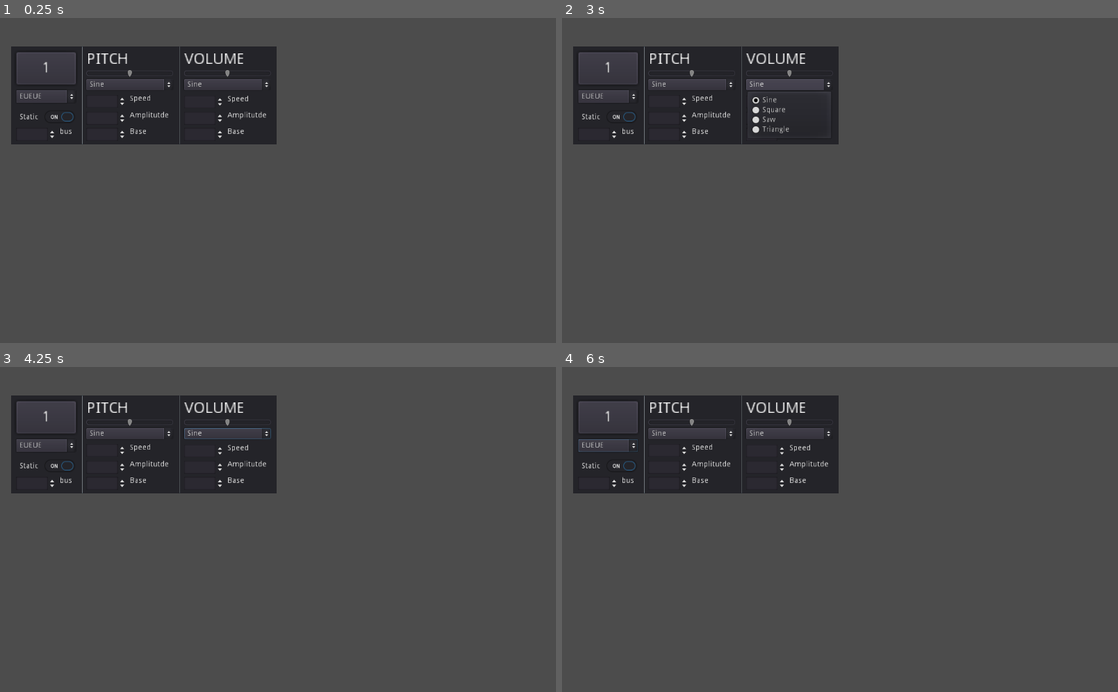
Above: before the commit, frames 1-4 (two rows, left to right).
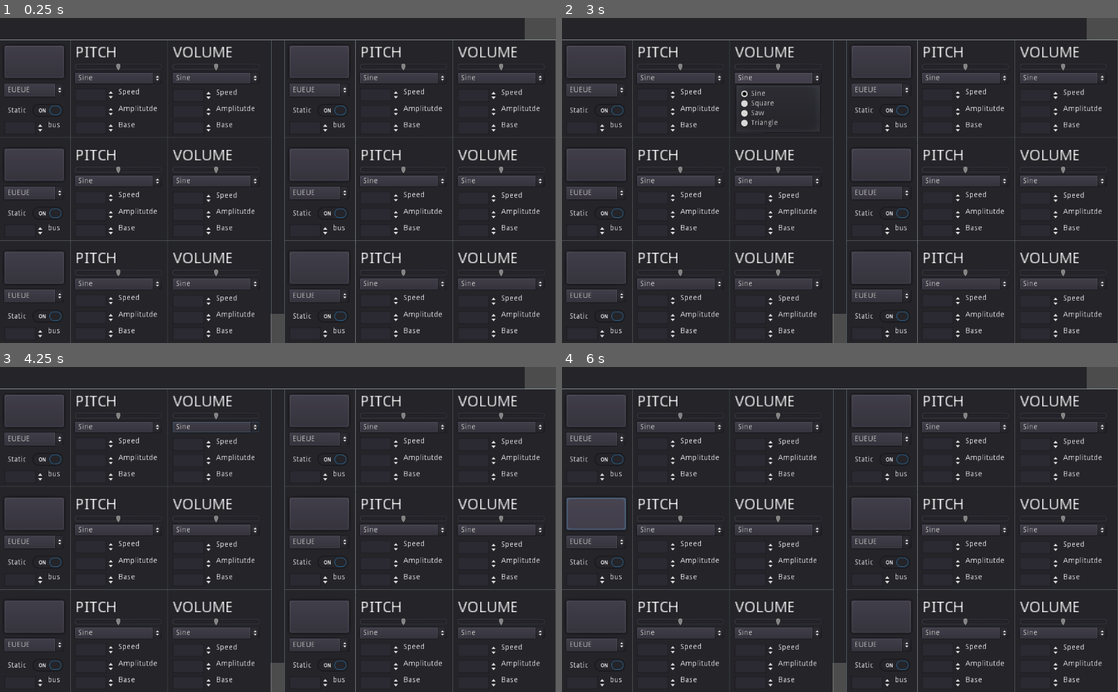
Above: after the commit, the same moments.

Repository: cis-ash/Audiotoy
Game: Godot game, scene res://Scenes/Main.tscn
Two runs of this game, one before a commit and one after it. Both use one fixed random seed, a clock stepped at 60 frames per second and the inputs below.
Inputs (mouse positions are in pixels of both pictures, inside the frame that each line leads up to):
- Up to frame 1 (0.25 s): no input
- Up to frame 2 (3 s): click "EUEUE" at 0.5 s; click (606, 70) at 1.25 s, where only the run before the commit has a clickable "1"; click (595, 164) at 2.02 s; click "Sine" at 2.75 s
- Up to frame 3 (4.25 s): click "Static" at 3.5 s
- Up to frame 4 (6 s): click "EUEUE" at 4.25 s; click (606, 419) at 5 s, where only the run before the commit has a clickable "1"; click (595, 513) at 5.77 s

The runs differ from the first frame. In frame 1, 75% of the frame differs, in the area x 0-100%, y 0-100%; in frame 2, 75%; in frame 3, 75%; in frame 4, 75%.

Commit message:
Layout fixed

Diff:
--- a/Scenes/Main.tscn
+++ b/Scenes/Main.tscn
@@ -4,9 +4,135 @@
 
 [node name="Base" type="Node2D" index="0"]
 
-[node name="Control" parent="." index="0" instance=ExtResource( 1 )]
+[node name="Panel" type="Panel" parent="." index="0"]
 
-margin_left = 20.056
-margin_top = 53.2046
-margin_right = 15.056
-margin_bottom = 55.2046
+anchor_left = 0.0
+anchor_top = 0.0
+anchor_right = 1.0
+anchor_bottom = 1.0
+margin_right = 966.0
+margin_bottom = 546.0
+rect_pivot_offset = Vector2( 0, 0 )
+rect_clip_content = false
+mouse_filter = 0
+mouse_default_cursor_shape = 0
+size_flags_horizontal = 1
+size_flags_vertical = 1
+
+[node name="Couple2" type="Control" parent="Panel" index="0"]
+
+editor/display_folded = true
+anchor_left = 0.0
+anchor_top = 0.0
+anchor_right = 0.0
+anchor_bottom = 0.0
+margin_top = 232.0
+margin_bottom = 232.0
+rect_pivot_offset = Vector2( 0, 0 )
+rect_clip_content = false
+mouse_filter = 0
+mouse_default_cursor_shape = 0
+size_flags_horizontal = 1
+size_flags_vertical = 1
+
+[node name="Control" parent="Panel/Couple2" index="0" instance=ExtResource( 1 )]
+
+anchor_right = 0.0
+anchor_bottom = 0.0
+margin_left = -2.0
+margin_top = -1.0
+margin_right = -2.0
+margin_bottom = -1.0
+
+[node name="Control2" parent="Panel/Couple2" index="1" instance=ExtResource( 1 )]
+
+anchor_right = 0.0
+anchor_bottom = 0.0
+margin_left = 523.0
+margin_top = -1.0
+margin_right = 523.0
+margin_bottom = -1.0
+
+[node name="Couple3" type="Control" parent="Panel" index="1"]
+
+editor/display_folded = true
+anchor_left = 0.0
+anchor_top = 0.0
+anchor_right = 0.0
+anchor_bottom = 0.0
+margin_top = 362.0
+margin_bottom = 362.0
+rect_pivot_offset = Vector2( 0, 0 )
+rect_clip_content = false
+mouse_filter = 0
+mouse_default_cursor_shape = 0
+size_flags_horizontal = 1
+size_flags_vertical = 1
+
+[node name="Control" parent="Panel/Couple3" index="0" instance=ExtResource( 1 )]
+
+anchor_right = 0.0
+anchor_bottom = 0.0
+margin_left = -2.0
+margin_top = 59.0
+margin_right = -2.0
+margin_bottom = 59.0
+
+[node name="Control2" parent="Panel/Couple3" index="1" instance=ExtResource( 1 )]
+
+anchor_right = 0.0
+anchor_bottom = 0.0
+margin_left = 523.0
+margin_top = 59.0
+margin_right = 523.0
+margin_bottom = 59.0
+
+[node name="Couple" type="Control" parent="Panel" index="2"]
+
+anchor_left = 0.0
+anchor_top = 0.0
+anchor_right = 0.0
+anchor_bottom = 0.0
+margin_top = 42.0
+margin_bottom = 42.0
+rect_pivot_offset = Vector2( 0, 0 )
+rect_clip_content = false
+mouse_filter = 0
+mouse_default_cursor_shape = 0
+size_flags_horizontal = 1
+size_flags_vertical = 1
+
+[node name="Control" parent="Panel/Couple" index="0" instance=ExtResource( 1 )]
+
+anchor_right = 0.0
+anchor_bottom = 0.0
+margin_left = -2.0
+margin_top = -1.0
+margin_right = -2.0
+margin_bottom = -1.0
+
+[node name="Control2" parent="Panel/Couple" index="1" instance=ExtResource( 1 )]
+
+anchor_right = 0.0
+anchor_bottom = 0.0
+margin_left = 523.0
+margin_top = -1.0
+margin_right = 523.0
+margin_bottom = -1.0
+
+[node name="HSeparator" type="HSeparator" parent="Panel/Couple" index="2"]
+
+anchor_left = 0.0
+anchor_top = 0.0
+anchor_right = 0.0
+anchor_bottom = 0.0
+margin_left = -2.0
+margin_top = -3.0
+margin_right = 1152.0
+margin_bottom = 1.0
+rect_pivot_offset = Vector2( 0, 0 )
+rect_clip_content = false
+mouse_filter = 0
+mouse_default_cursor_shape = 0
+size_flags_horizontal = 1
+size_flags_vertical = 1
--- a/Scenes/drone.tscn
+++ b/Scenes/drone.tscn
@@ -145,9 +145,8 @@
 "values": [ 0.0, 1.0 ]
 }
 
-[sub_resource type="Animation" id=7]
-
-resource_name = "triangle"
+[sub_resource type="Animation" id=8]
+
 length = 1.0
 loop = true
 step = 0.17
@@ -189,6 +188,19 @@
 pitch = 0.0
 
 [node name="Volume_animation" type="AnimationPlayer" parent="." index="0"]
+
+root_node = NodePath("..")
+autoplay = ""
+playback_process_mode = 1
+playback_default_blend_time = 0.0
+playback_speed = 1.0
+anims/saw = SubResource( 1 )
+anims/sine = SubResource( 2 )
+anims/square = SubResource( 3 )
+anims/triangle = SubResource( 4 )
+blend_times = [  ]
+
+[node name="Pitch_animation" type="AnimationPlayer" parent="." index="1"]
 
 root_node = NodePath("..")
 autoplay = ""
@@ -196,22 +208,9 @@
 playback_default_blend_time = 0.0
 playback_speed = 1.0
 anims/saw = SubResource( 5 )
-anims/sine = SubResource( 2 )
-anims/square = SubResource( 3 )
-anims/triangle = SubResource( 4 )
-blend_times = [  ]
-
-[node name="Pitch_animation" type="AnimationPlayer" parent="." index="1"]
-
-root_node = NodePath("..")
-autoplay = ""
-playback_process_mode = 1
-playback_default_blend_time = 0.0
-playback_speed = 1.0
-anims/saw = SubResource( 9 )
 anims/sine = SubResource( 6 )
-anims/square = SubResource( 8 )
-anims/triangle = SubResource( 7 )
+anims/square = SubResource( 7 )
+anims/triangle = SubResource( 8 )
 blend_times = [  ]
 _sections_unfolded = [ "Playback Options" ]
 
@@ -341,8 +340,8 @@
 anchor_bottom = 1.0
 margin_left = -1.0
 margin_top = -1.0
-margin_right = -21.0
-margin_bottom = 19.0
+margin_right = -10.0
+margin_bottom = 29.0
 rect_pivot_offset = Vector2( 0, 0 )
 rect_clip_content = false
 mouse_filter = 0
@@ -357,9 +356,9 @@
 anchor_right = 0.0
 anchor_bottom = 0.5
 margin_left = 10.0
-margin_top = -10.0
+margin_top = -15.0
 margin_right = 120.0
-margin_bottom = 14.0
+margin_bottom = 9.0
 rect_pivot_offset = Vector2( 0, 0 )
 rect_clip_content = false
 focus_mode = 2
@@ -370,9 +369,9 @@
 toggle_mode = false
 action_mode = 0
 enabled_focus_mode = 2
-shortcut = SubResource( 1 )
+shortcut = SubResource( 9 )
 group = null
-text = "Item 0"
+text = "EUEUE"
 flat = false
 align = 0
 items = [ "EUEUE", null, false, 0, null, "noise godot", null, false, 1, null, "WUWU", null, false, 2, null, "Rain", nul …(238 unchanged characters)…
@@ -400,7 +399,7 @@
 enabled_focus_mode = 2
 shortcut = SubResource( 10 )
 group = null
-text = "1"
+text = " "
 flat = false
 align = 1
 _sections_unfolded = [ "Rect" ]
@@ -411,9 +410,9 @@
 anchor_top = 0.0
 anchor_right = 1.0
 anchor_bottom = 0.0
-margin_left = -170.0
+margin_left = -180.0
 margin_top = 40.0
-margin_right = -10.0
+margin_right = -20.0
 margin_bottom = 59.0
 rect_pivot_offset = Vector2( 0, 0 )
 rect_clip_content = false
@@ -488,7 +487,7 @@
 prefix = ""
 suffix = ""
 
-[node name="Label" type="Label" parent="Container/Panel/Volume/Speed" index="4"]
+[node name="Label" type="Label" parent="Container/Panel/Volume/Speed" index="2"]
 
 anchor_left = 0.0
 anchor_top = 0.0
@@ -510,7 +509,6 @@
 
 [node name="Amplitude" type="SpinBox" parent="Container/Panel/Volume" index="2"]
 
-editor/display_folded = true
 anchor_left = 0.0
 anchor_top = 0.0
 anchor_right = 0.0
@@ -535,7 +533,7 @@
 prefix = ""
 suffix = ""
 
-[node name="Label2" type="Label" parent="Container/Panel/Volume/Amplitude" index="4"]
+[node name="Label2" type="Label" parent="Container/Panel/Volume/Amplitude" index="2"]
 
 anchor_left = 0.0
 anchor_top = 0.0
@@ -582,7 +580,7 @@
 prefix = ""
 suffix = ""
 
-[node name="Label2" type="Label" parent="Container/Panel/Volume/Base" index="4"]
+[node name="Label2" type="Label" parent="Container/Panel/Volume/Base" index="2"]
 
 anchor_left = 0.0
 anchor_top = 0.0
@@ -631,9 +629,9 @@
 anchor_top = 0.0
 anchor_right = 1.0
 anchor_bottom = 0.0
-margin_left = -350.0
+margin_left = -360.0
 margin_top = 40.0
-margin_right = -190.0
+margin_right = -200.0
 margin_bottom = 59.0
 rect_pivot_offset = Vector2( 0, 0 )
 rect_clip_content = false
@@ -707,7 +705,7 @@
 prefix = ""
 suffix = ""
 
-[node name="Label" type="Label" parent="Container/Panel/Pitch/Speed" index="4"]
+[node name="Label" type="Label" parent="Container/Panel/Pitch/Speed" index="2"]
 
 anchor_left = 0.0
 anchor_top = 0.0
@@ -754,7 +752,7 @@
 prefix = ""
 suffix = ""
 
-[node name="Label2" type="Label" parent="Container/Panel/Pitch/Amplitude" index="4"]
+[node name="Label2" type="Label" parent="Container/Panel/Pitch/Amplitude" index="2"]
 
 anchor_left = 0.0
 anchor_top = 0.0
@@ -800,7 +798,7 @@
 prefix = ""
 suffix = ""
 
-[node name="Label2" type="Label" parent="Container/Panel/Pitch/Base" index="4"]
+[node name="Label2" type="Label" parent="Container/Panel/Pitch/Base" index="2"]
 
 anchor_left = 0.0
 anchor_top = 0.0
@@ -925,7 +923,24 @@
 anchor_bottom = 0.0
 margin_left = 130.0
 margin_right = 134.0
-margin_bottom = 180.0
+margin_bottom = 190.0
+rect_pivot_offset = Vector2( 0, 0 )
+rect_clip_content = false
+mouse_filter = 0
+mouse_default_cursor_shape = 0
+size_flags_horizontal = 1
+size_flags_vertical = 1
+
+[node name="HSeparator" type="HSeparator" parent="Container/Panel/VSeparator" index="0"]
+
+anchor_left = 0.0
+anchor_top = 0.0
+anchor_right = 0.0
+anchor_bottom = 0.0
+margin_left = -129.0
+margin_top = 175.0
+margin_right = 372.0
+margin_bottom = 185.0
 rect_pivot_offset = Vector2( 0, 0 )
 rect_clip_content = false
 mouse_filter = 0
@@ -942,7 +957,38 @@
 margin_left = 309.0
 margin_top = -1.0
 margin_right = 313.0
-margin_bottom = 180.0
+margin_bottom = 190.0
+rect_pivot_offset = Vector2( 0, 0 )
+rect_clip_content = false
+mouse_filter = 0
+mouse_default_cursor_shape = 0
+size_flags_horizontal = 1
+size_flags_vertical = 1
+
+[node name="VSeparator3" type="VSeparator" parent="Container/Panel" index="8"]
+
+anchor_left = 0.0
+anchor_top = 0.0
+anchor_right = 0.0
+anchor_bottom = 0.0
+margin_left = 500.0
+margin_right = 504.0
+margin_bottom = 191.0
+rect_pivot_offset = Vector2( 0, 0 )
+rect_clip_content = false
+mouse_filter = 0
+mouse_default_cursor_shape = 0
+size_flags_horizontal = 1
+size_flags_vertical = 1
+
+[node name="VSeparator4" type="VSeparator" parent="Container/Panel" index="9"]
+
+anchor_left = 0.0
+anchor_top = 0.0
+anchor_right = 0.0
+anchor_bottom = 0.0
+margin_right = 4.0
+margin_bottom = 191.0
 rect_pivot_offset = Vector2( 0, 0 )
 rect_clip_content = false
 mouse_filter = 0
--- a/project.godot
+++ b/project.godot
@@ -17,7 +17,7 @@
 [display]
 
 window/stretch/mode="2d"
-window/stretch/aspect="keep_height"
+window/stretch/aspect="keep"
 
 [rendering]
 
Binary file added: Other resources/Hack-Bold.ttf
Not shown: 4 places in Scenes/drone.tscn that only renumber resources
Not shown: 17 places in default_bus_layout.tres that only renumber resources
